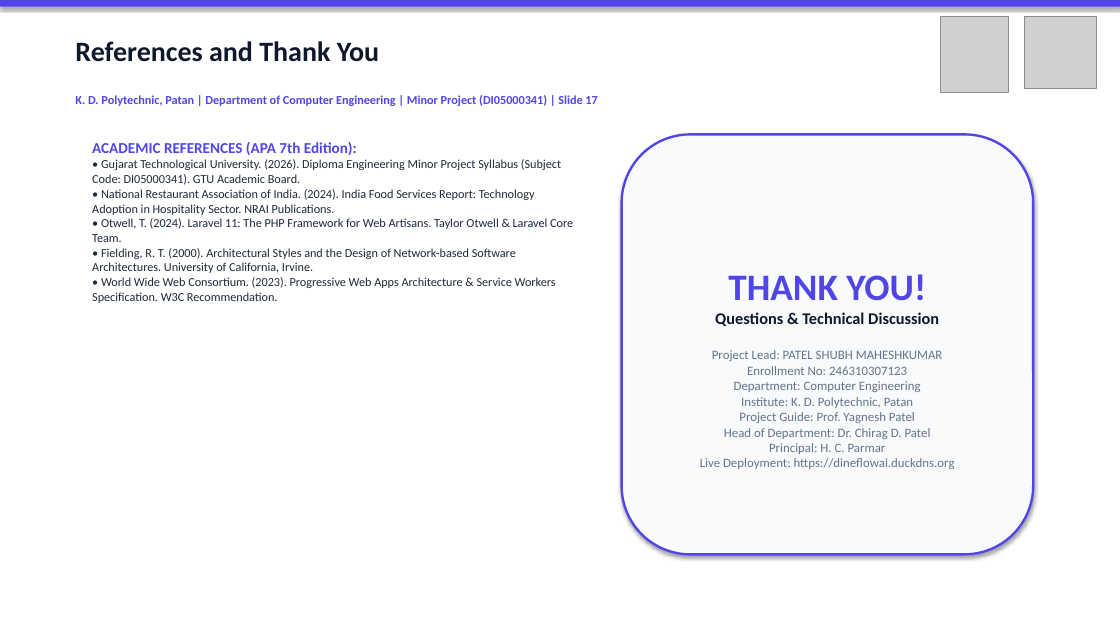
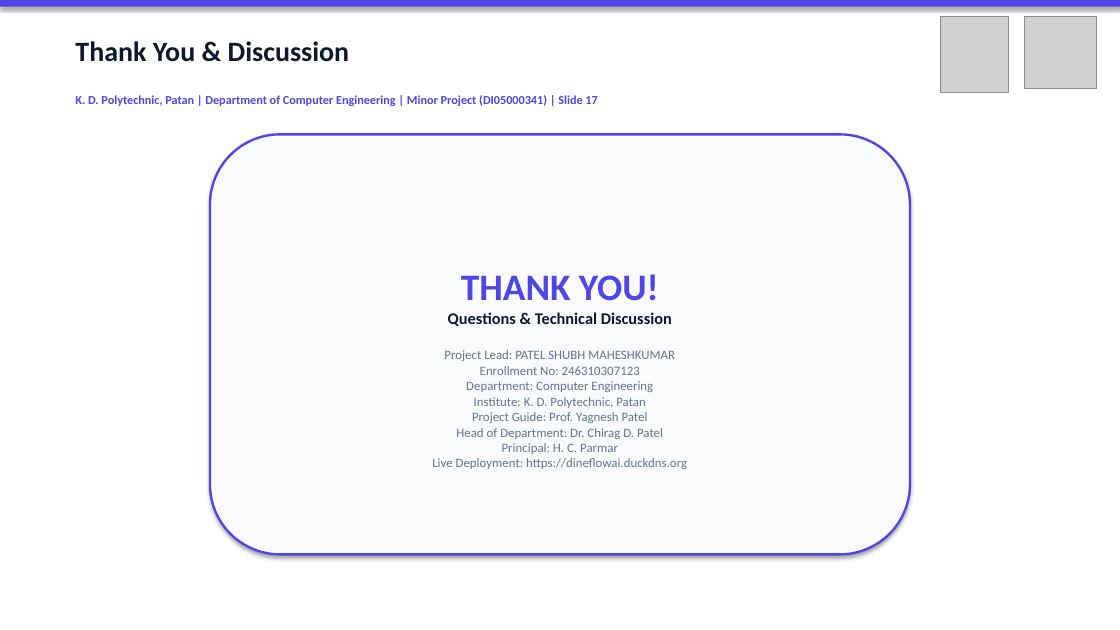
Before and after one commit to Shubh-Patel-07/DineFlow-AI, a slide deck: slide 17 of docs/DineFlow_AI_GTU_Minor_Project_Presentation.pptx. Drawn at 1120x630 pixels with LibreOffice and Linux fonts; fonts in the diff are those of the drawing; grey boxes stand for pictures. Boxes give left, top, right and bottom in pixels: in the first picture for what was removed or moved away, otherwise in the second. Text is boxed around its words. In the diff, an @@ line names an element or a change of style, - is before the commit and + after.

Commit message:
docs(gtu): eliminate half-empty pages with comprehensive academic chapter content and fully stretch cover page to bottom margin

```diff
--- a/docs/DineFlow_AI_GTU_Minor_Project_Presentation.pptx
+++ b/docs/DineFlow_AI_GTU_Minor_Project_Presentation.pptx
@@ text at (75,41,350,62): text changed @@
-References and Thank You
+Thank You & Discussion
@@ text removed at (92,142,573,303) @@
-ACADEMIC REFERENCES (APA 7th Edition):
-• Gujarat Technological University. (2026). Diploma Engineering Minor Project Syllabus (Subject Code: DI05000341). GTU Academic Board.
-• National Restaurant Association of India. (2024). India Food Services Report: Technology Adoption in Hospitality Sector. NRAI Publications.
-• Otwell, T. (2024). Laravel 11: The PHP Framework for Web Artisans. Taylor Otwell & Laravel Core Team.
-• Fielding, R. T. (2000). Architectural Styles and the Design of Network-based Software Architectures. University of California, Irvine.
-• World Wide Web Consortium. (2023). Progressive Web Apps Architecture & Service Workers Specification. W3C Recommendation.
@@ rounded rectangle "THANK YOU!": place and size @@
-rounded rectangle "THANK YOU!" at (622,134,1033,555)
+rounded rectangle "THANK YOU!" at (210,134,910,555)
```
Also in this commit, not shown: 9 other slides changed, 1 slide added, 1 slide removed, 1 other file.
